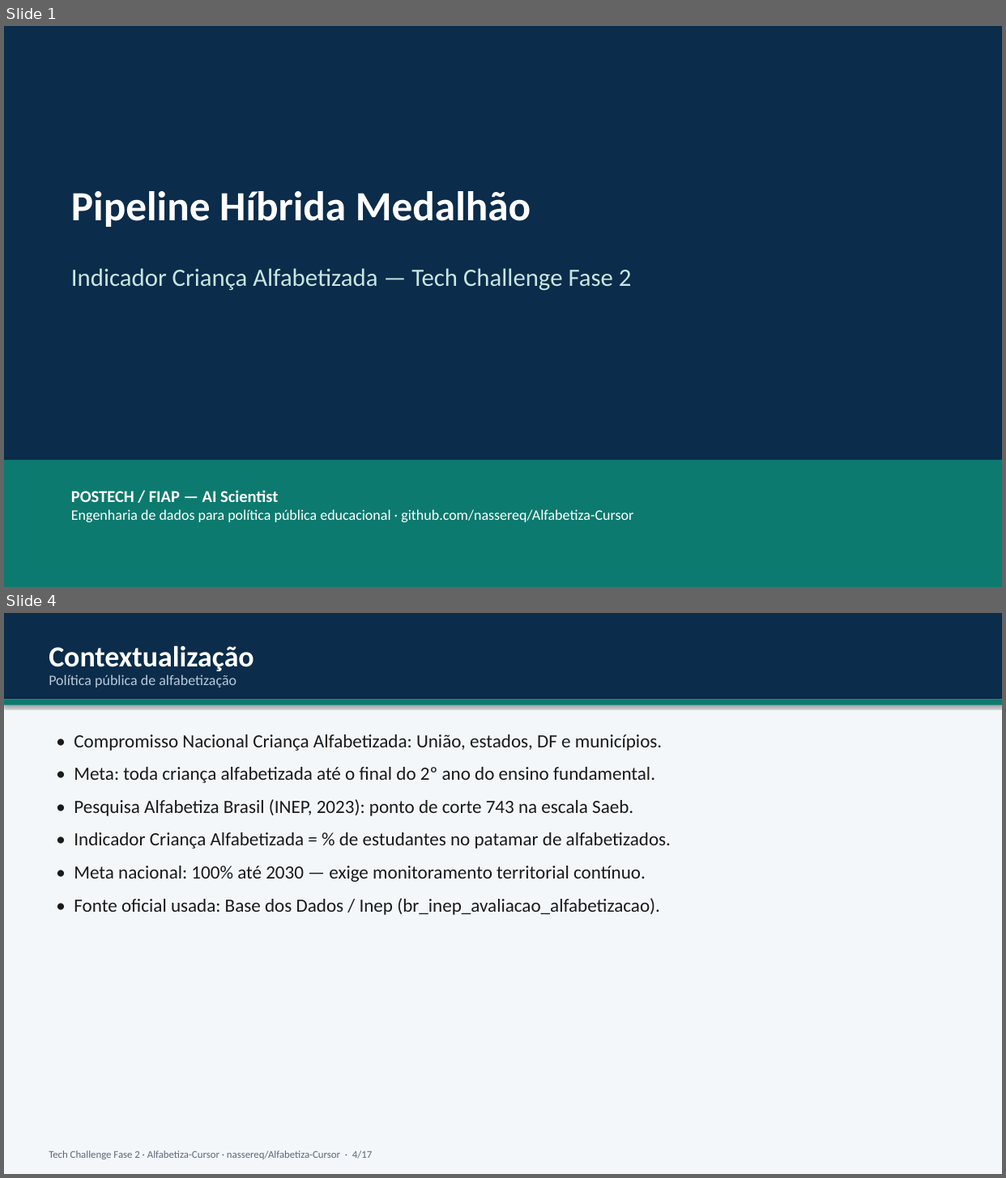
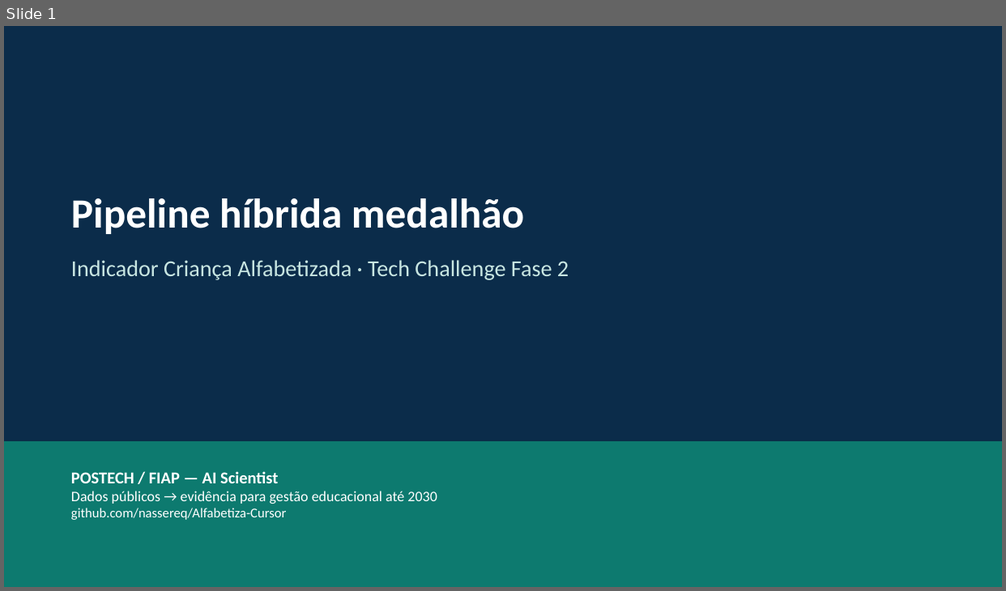
Before and after one commit to nassereq/Alfabetiza-Cursor, a slide deck: docs/Apresentacao_Tech_Challenge_Fase2_Alfabetiza.pptx. Shown one above the other, each under a label of ours: slides 1 and 4 before the commit, slide 1 after it; the slides between them are not shown. The pictures are 1006x1178 and 1006x591 pixels, drawn with LibreOffice and Linux fonts; fonts in the diff are those of the drawing. Boxes give left, top, right and bottom in pixels: in the first picture for what was removed or moved away, otherwise in the second. Text is boxed around its words. In the diff, an @@ line names an element or a change of style, - is before the commit and + after.

```diff
--- a/docs/Apresentacao_Tech_Challenge_Fase2_Alfabetiza.pptx
+++ b/docs/Apresentacao_Tech_Challenge_Fase2_Alfabetiza.pptx
@@ slide 4 removed at (x1=4, y1=613, x2=1002, y2=1174), background #FFFFFF @@
@@ rectangle removed at (x1=4, y1=613, x2=1002, y2=1174) @@
@@ rectangle removed at (x1=4, y1=613, x2=1002, y2=699) @@
@@ text removed at (x1=49, y1=645, x2=254, y2=671) @@
-Contextualização
@@ text removed at (x1=49, y1=675, x2=236, y2=688) @@
-Política pública de alfabetização
@@ rectangle removed at (x1=4, y1=699, x2=1002, y2=705) @@
@@ text removed at (x1=74, y1=735, x2=671, y2=915) @@
-• Compromisso Nacional Criança Alfabetizada: União, estados, DF e municípios.
-• Meta: toda criança alfabetizada até o final do 2º ano do ensino fundamental.
-• Pesquisa Alfabetiza Brasil (INEP, 2023): ponto de corte 743 na escala Saeb.
-• Indicador Criança Alfabetizada = % de estudantes no patamar de alfabetizados.
-• Meta nacional: 100% até 2030 — exige monitoramento territorial contínuo.
-• Fonte oficial usada: Base dos Dados / Inep (br_inep_avaliacao_alfabetizacao).
@@ text removed at (x1=49, y1=1151, x2=372, y2=1160) @@
-Tech Challenge Fase 2 · Alfabetiza-Cursor · nassereq/Alfabetiza-Cursor · 4/17
@@ slide 1 changed as well @@
@@ text at (x1=71, y1=199, x2=524, y2=234): text changed @@
-Pipeline Híbrida Medalhão
+Pipeline híbrida medalhão
@@ text at (x1=71, y1=260, x2=569, y2=280): text changed; size 24 to 22 pt @@
-Indicador Criança Alfabetizada — Tech Challenge Fase 2
+Indicador Criança Alfabetizada · Tech Challenge Fase 2
@@ rectangle resized from (x1=4, y1=460, x2=1002, y2=587) to (x1=4, y1=442, x2=1002, y2=587) @@
@@ text "POSTECH / FIAP — AI ..." moved from (x1=71, y1=490, x2=633, y2=523) to (x1=71, y1=472, x2=437, y2=520) @@
@@ text at (x1=71, y1=491, x2=437, y2=520): text changed @@
-Engenharia de dados para política pública educacional · github.com/nassereq/Alfabetiza-Cursor
+Dados públicos → evidência para gestão educacional até 2030
+github.com/nassereq/Alfabetiza-Cursor
```
Also in this commit, not shown: 5 other slides changed, 6 slides added, 10 other slides removed, 23 other files.
